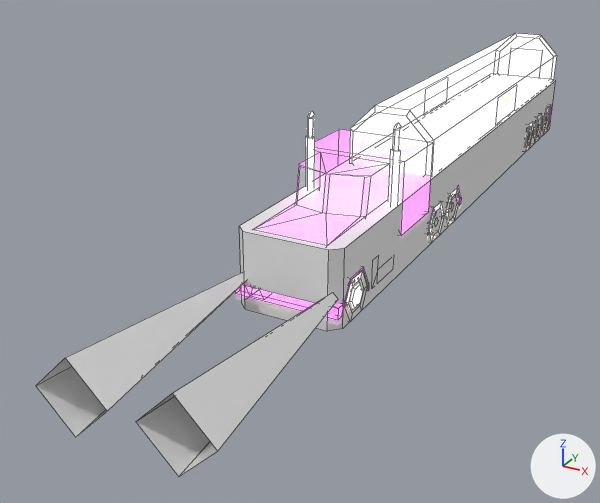
The FBX model Assets/FBX/Environment/NPCs/truck3.fbx, before and after one commit.
Before and after are seen from a camera (50 mm lens) standing at (13.2, -36.5, 14.2) and looking at (-3.4, -6.4, -0.8). Every picture has the same lights, and +X, +Y and +Z are marked at lower right. Mesh edges are drawn as thin lines. Where no turn or scale is listed for an object, it has been applied to the vertices.

The older version as bpy lines, for what is in view:
```python
mat_retroatlasgodray = principled_material('RetroAtlasGodRay')
mat_retroatlasgodray.base_color = (0.8, 0.8, 0.8)  # white #e7e7e7
mat_retroatlasgodray.roughness = 0.0
me_cube_024 = bpy.data.meshes.new('Cube.024')
me_cube_024.from_pydata(...)  # 16 vertices, 10 faces; spans x -2.1..2.1, y -13.6..17.3, z 0.0..3.1
me_cube_033 = bpy.data.meshes.new('Cube.033')
me_cube_033.from_pydata(...)  # 926 vertices, 804 faces; spans x -3.1..3.1, y -22.4..17.3, z -0.1..6.2
# faces by material slot: [796, 8]
me_cube_033.materials.append(mat_retroatlasuniversal)
me_cube_033.materials.append(mat_retroatlasgodray)  # white #e7e7e7
# before: 910 (0.5, -22.4, 1.2) at pixel (135, 421), 911 (1.8, -22.4, 2.6) at pixel (172, 393), 914 (1.8, -22.4, -0.1) at pixel (178, 476), 915 (3.1, -22.4, 1.2) at pixel (217, 451), 918 (-0.5, -22.4, 1.2) at pixel (107, 411)
# before: 919 (-1.8, -22.4, 2.6) at pixel (65, 357), 922 (-1.8, -22.4, -0.1) at pixel (75, 437), 923 (-3.1, -22.4, 1.2) at pixel (35, 385)
ob_truck3 = bpy.data.objects.new('truck3', me_cube_033)
ob_truck3.location = (0.0, 0.0, 0.0)
ob_truck3_cldr = bpy.data.objects.new('truck3_cldr', me_cube_024)
ob_truck3_cldr.location = (0.0, 0.0, 0.0)
```
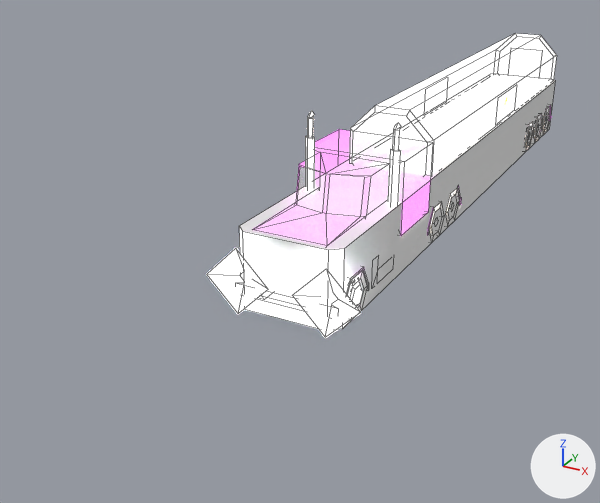
The change, as a diff of the scene's bpy script:
```diff
--- a/Assets/FBX/Environment/NPCs/truck3.fbx.py
+++ b/Assets/FBX/Environment/NPCs/truck3.fbx.py
@@ mat_retroatlasgodray @@
 mat_retroatlasgodray.roughness = 0.0
+mat_retroatlasgodray.emission_strength = 50.0
@@ me_cube_033 @@
 me_cube_033.from_pydata(...)  # 926 vertices, 804 faces; spans x -3.1..3.1, y -22.4..17.3, z -0.1..6.2
 # used by ob_truck3; location = (0.0, 0.0, 0.0)
+# me_cube_033 part 1
+for i in [910, 911, 914, 915, 918, 919, 922, 923]: me_cube_033.vertices[i].co += Vector((0.0, 8.5, 0.0))
 me_cube_033.materials.append(mat_retroatlasuniversal)
```

Changed parts and their boxes [x1, y1, x2, y2] in the pictures (600 x 503 px; the box of a moved part takes in the faces that stretch with it):
'truck3', reshaped (34% narrower, 33% shorter): before [36, 49, 541, 477]; after [207, 49, 541, 337]
part 1 of me_cube_033, moved or reshaped: before [36, 272, 338, 477]; after [207, 249, 361, 337]
